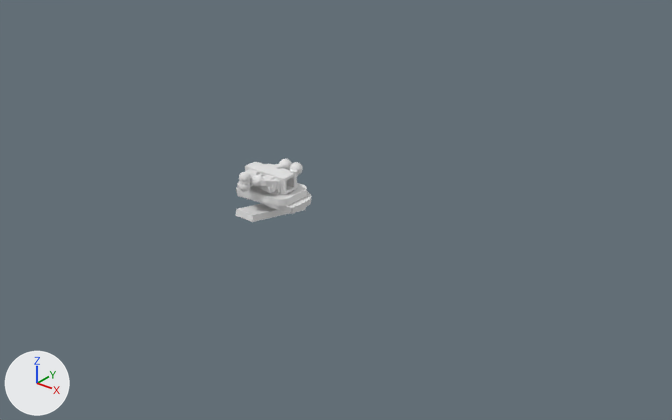
The Blender file data/odc_bracket_library.blend as it was, and as the next commit left it.
Both versions are drawn from a camera (50 mm lens) standing at (50.5, -54.1, 34.0) and looking at (5.3, 2.5, -1.1). The lights are fixed; the arrows at lower left show +X, +Y and +Z.

The first picture shows 'Base_Torque_Reference', 'LL6_7dofset', 'LR3_tip4_tq-6', 'LR3_tip4_tq6', 'LR6_7doffset', 'UL3_tip11_tq0', 'UR1_tip5_tq12', 'UR2_tip9_tq10', 'UR3_tip11_tq0'.
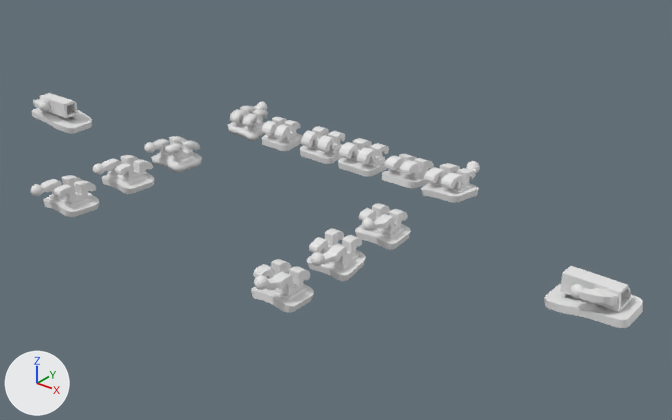
Commit message: improvements in alignment of brackets in odc_bracket_library
tip custom property used to draw reference line

Where the newer file only moved an object's origin or applied its transform, the numbers keep the older frame.

Where the change shows, as pixel boxes (x1, y1, x2, y2) in the pictures (672 x 420 px; the box of a moved part takes in the faces that stretch with it):
'LL6_7dofset', reshaped, moved (33% wider, 19% taller)
    before: (237, 162, 311, 214)
    after: (544, 266, 643, 328)
'LL3_tip4_tq-6', added
    after: (251, 259, 314, 313)
'LL3_tip4_tq6', added
    after: (307, 228, 366, 281)
'LR3_tip4_tq-6', moved
    before: (239, 170, 275, 193)
    after: (30, 175, 99, 217)
'UL3_tip11_tq0', mesh moved
    before: (246, 162, 303, 202)
    after: (421, 161, 480, 202)
'LL3_tip4_tq0', added
    after: (355, 203, 411, 250)
'LR3_tip4_tq6', mesh turned, moved
    before: (239, 177, 297, 209)
    after: (93, 155, 155, 194)
'LR6_7dofset', added
    after: (32, 93, 92, 134)
'LR3_tip4_tq0', moved
    before: (239, 178, 297, 206)
    after: (144, 136, 202, 172)
'UL1_tip5_tq12', added
    after: (338, 138, 389, 176)
'UR1_tip5_tq12', mesh turned
    before: (253, 180, 288, 204)
    after: (300, 126, 345, 164)
'UR3_tip11_tq0', mesh moved
    before: (248, 159, 292, 206)
    after: (228, 102, 268, 141)
'UL2_tip9_tq10', added
    after: (382, 154, 434, 188)
'UR2_tip9_tq10', mesh turned
    before: (249, 190, 271, 204)
    after: (262, 117, 302, 151)
'LR6_7doffset', deleted
    before: (236, 162, 308, 206)
'Base_Torque_Reference', hidden
    before: (236, 204, 306, 222)
part 7 of me_cube_001, moved or reshaped
    before: (237, 182, 311, 214)
    after: (544, 284, 643, 328)
part 8 of me_cube_001, moved or reshaped
    before: (245, 162, 296, 195)
    after: (560, 266, 631, 312)

Patch to the scene script:
```diff
--- a/data/odc_bracket_library.blend.py
+++ b/data/odc_bracket_library.blend.py
@@ me_cube_008 @@
 me_cube_008.from_pydata(...)  # 8 vertices, 6 faces; spans x -0.5..0.5, y -0.5..0.5, z -0.5..0.5
 # used by ob_base_torque_reference; location = (0.0, 0.0, -1.66); rotation_euler = (1.571, 0.209, 1.571), in degrees (90, 12, 90); scale = (7.0, 0.6, 2.0)
-me_cube_008.vertices[0].co = (-0.5, -0.5, -0.5)  # pixel (235, 215)
-me_cube_008.vertices[1].co = (-0.5, -0.5, 0.5)  # pixel (252, 222)
-me_cube_008.vertices[2].co = (-0.5, 0.5, -0.5)  # pixel (236, 208)
-me_cube_008.vertices[3].co = (-0.5, 0.5, 0.5)  # pixel (253, 215)
-me_cube_008.vertices[4].co = (0.5, -0.5, -0.5)
-me_cube_008.vertices[5].co = (0.5, -0.5, 0.5)  # pixel (305, 209)
-me_cube_008.vertices[6].co = (0.5, 0.5, -0.5)
-me_cube_008.vertices[7].co = (0.5, 0.5, 0.5)
+# me_cube_008 part 5
+me_cube_008.vertices[0].co = (-0.868, 1.053, -0.071)
+me_cube_008.vertices[1].co = (-0.868, 1.053, 0.071)
+me_cube_008.vertices[2].co = (-0.847, 1.603, -0.071)
+me_cube_008.vertices[3].co = (-0.847, 1.603, 0.071)
+me_cube_008.vertices[4].co = (0.749, 3.821, -0.071)
+me_cube_008.vertices[5].co = (0.749, 3.821, 0.071)
+me_cube_008.vertices[6].co = (0.769, 4.371, -0.071)
+me_cube_008.vertices[7].co = (0.769, 4.371, 0.071)
@@ me_plane_002 @@
 me_plane_002.from_pydata(...)  # 392 vertices, 314 faces; spans x -2.21..2.16, y -1.78..3.24, z -0.39..2.1
+# me_plane_002 part 3: the whole mesh is moved by (-12.03, 9.92, 0.0)
@@ me_cube_007 @@
 me_cube_007.from_pydata(...)  # 235 vertices, 158 faces; spans x -1.92..1.92, y -1.79..1.81, z -0.56..1.95
+# me_cube_007 part 2: the whole mesh is turned 8 degrees about the x axis through its middle, then moved by (-7.53, 9.86, -0.01)
@@ me_cube_006 @@
 me_cube_006.from_pydata(...)  # 274 vertices, 183 faces; spans x -1.95..2.02, y -1.92..1.65, z -0.39..1.9
+# me_cube_006 part 1: the whole mesh is turned -175 degrees about the z axis through its middle, then moved by (-2.5, 10.26, 0.0)
@@ me_plane_004 @@
 me_plane_004.from_pydata(...)  # 431 vertices, 345 faces; spans x -2.09..2.13, y -3.22..1.78, z -0.7..1.91
+# me_plane_004 part 4: the whole mesh is turned -6.2 degrees about the x axis through its middle, then moved by (0.01, 0.13, 0.33)
@@ me_plane @@
 me_plane.from_pydata(...)  # 392 vertices, 314 faces; spans x -2.16..2.21, y -1.78..3.24, z -0.4..2.1
+# me_plane part 6: the whole mesh is moved by (12.03, 9.92, 0.0)
@@ me_cube_001 @@
 me_cube_001.from_pydata(...)  # 285 vertices, 251 faces; spans x -2.93..3.36, y -2.5..2.0, z -0.76..2.41
+# me_cube_001 part 7: the loose piece of 93 vertices spanning x -2.93..3.36, y -1.68..2.0, z -0.76..0.64 is mirrored in x about its middle, then moved by (-0.44, 0.0, -0.18)
+# me_cube_001 part 8: the loose piece of 192 vertices spanning x -2.07..2.25, y -2.5..1.25, z 0.66..2.41 is mirrored in x about its middle, then moved by (-0.18, 0.0, -0.18)
@@ ob_lr6_7doffset @@
-ob_lr6_7doffset = bpy.data.objects.new('LR6_7doffset', me_cube_009)
@@ ob_base_torque_reference @@
 ob_base_torque_reference.scale = (7.0, 0.6, 2.0)
+ob_base_torque_reference.hide_viewport = True
@@ ob_lr3_tip4_tq6 @@
 ob_lr3_tip4_tq6 = bpy.data.objects.new('LR3_tip4_tq6', me_plane_004)
-ob_lr3_tip4_tq6.location = (0.0, 0.0, 0.0)
+ob_lr3_tip4_tq6.location = (-12.01, -6.04, -0.26)
@@ ob_lr3_tip4_tq_6 @@
 ob_lr3_tip4_tq_6 = bpy.data.objects.new('LR3_tip4_tq-6', me_plane_005)
-ob_lr3_tip4_tq_6.location = (0.0, 0.0, 0.0)
+ob_lr3_tip4_tq_6.location = (-11.99, -12.04, -0.19)
@@ ob_lr3_tip4_tq0 @@
 ob_lr3_tip4_tq0 = bpy.data.objects.new('LR3_tip4_tq0', me_plane_006)
-ob_lr3_tip4_tq0.location = (0.0, 0.0, 0.0)
+ob_lr3_tip4_tq0.location = (-11.99, -0.02, -0.24)
@@ ob_ll6_7dofset @@
 ob_ll6_7dofset = bpy.data.objects.new('LL6_7dofset', me_cube_001)
-ob_ll6_7dofset.location = (0.0, 0.0, 0.0)
+ob_ll6_7dofset.location = (30.0, 0.0, 0.18)
@@ ob_ll3_tip4_tq0 @@
+ob_ll3_tip4_tq0 = bpy.data.objects.new('LL3_tip4_tq0', me_plane_006_1)  # 439 vertices, 355 faces; spans x -2.09..2.09, y -3.15..1.79, z -0.3..2.59
+ob_ll3_tip4_tq0.location = (12.0, 0.0, -0.24)
@@ ob_ll3_tip4_tq_6 @@
+ob_ll3_tip4_tq_6 = bpy.data.objects.new('LL3_tip4_tq-6', me_plane_005_1)  # 447 vertices, 359 faces; spans x -2.06..2.14, y -3.17..1.7, z -0.49..2.86
+ob_ll3_tip4_tq_6.location = (11.97, -12.0, -0.2)
@@ ob_ll3_tip4_tq6 @@
+ob_ll3_tip4_tq6 = bpy.data.objects.new('LL3_tip4_tq6', me_plane_004_1)  # 431 vertices, 345 faces; spans x -2.13..2.09, y -3.22..1.78, z -0.44..2.17
+ob_ll3_tip4_tq6.location = (12.0, -6.0, -0.26)
@@ ob_ul1_tip5_tq12 @@
+ob_ul1_tip5_tq12 = bpy.data.objects.new('UL1_tip5_tq12', me_cube_006_1)  # 274 vertices, 183 faces; spans x -2.02..2.12, y -1.78..1.55, z -0.1..2.19
+ob_ul1_tip5_tq12.location = (2.5, 10.0, -0.28)
+ob_ul1_tip5_tq12.rotation_euler = (0.0, 0.0, 3.142)  # degrees (0, 0, 180)
@@ ob_ul2_tip9_tq10 @@
+ob_ul2_tip9_tq10 = bpy.data.objects.new('UL2_tip9_tq10', me_cube_007_1)  # 235 vertices, 158 faces; spans x -1.95..1.89, y -1.8..1.8, z -0.29..2.22
+ob_ul2_tip9_tq10.location = (7.5, 10.0, -0.27)
+ob_ul2_tip9_tq10.rotation_euler = (0.0, 0.0, 3.142)  # degrees (0, 0, 180)
@@ ob_lr6_7dofset @@
+ob_lr6_7dofset = bpy.data.objects.new('LR6_7dofset', me_cube_012)  # 285 vertices, 251 faces; spans x -3.0..3.3, y -2.45..2.06, z -0.93..2.25
+ob_lr6_7dofset.location = (-29.93, -0.05, 0.17)
```
